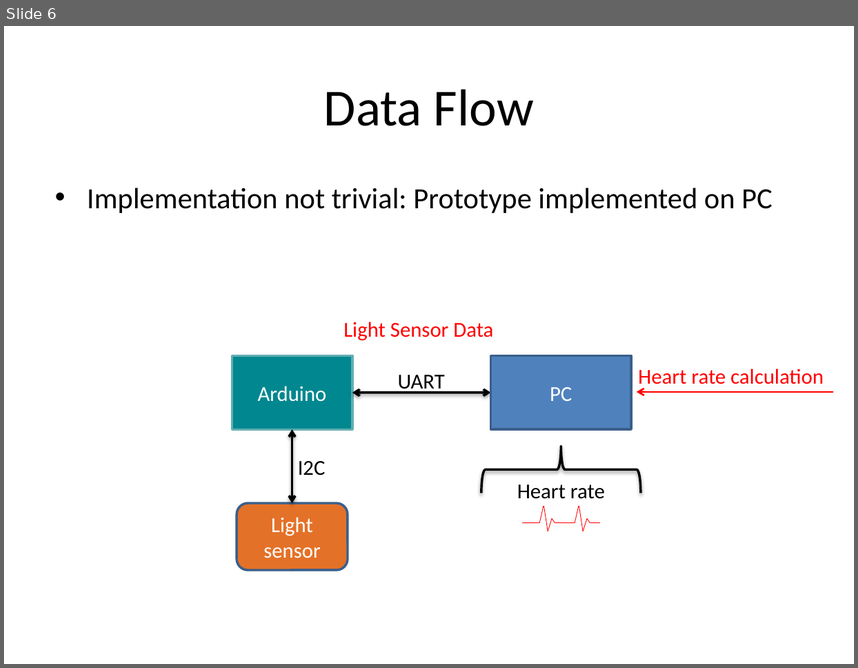
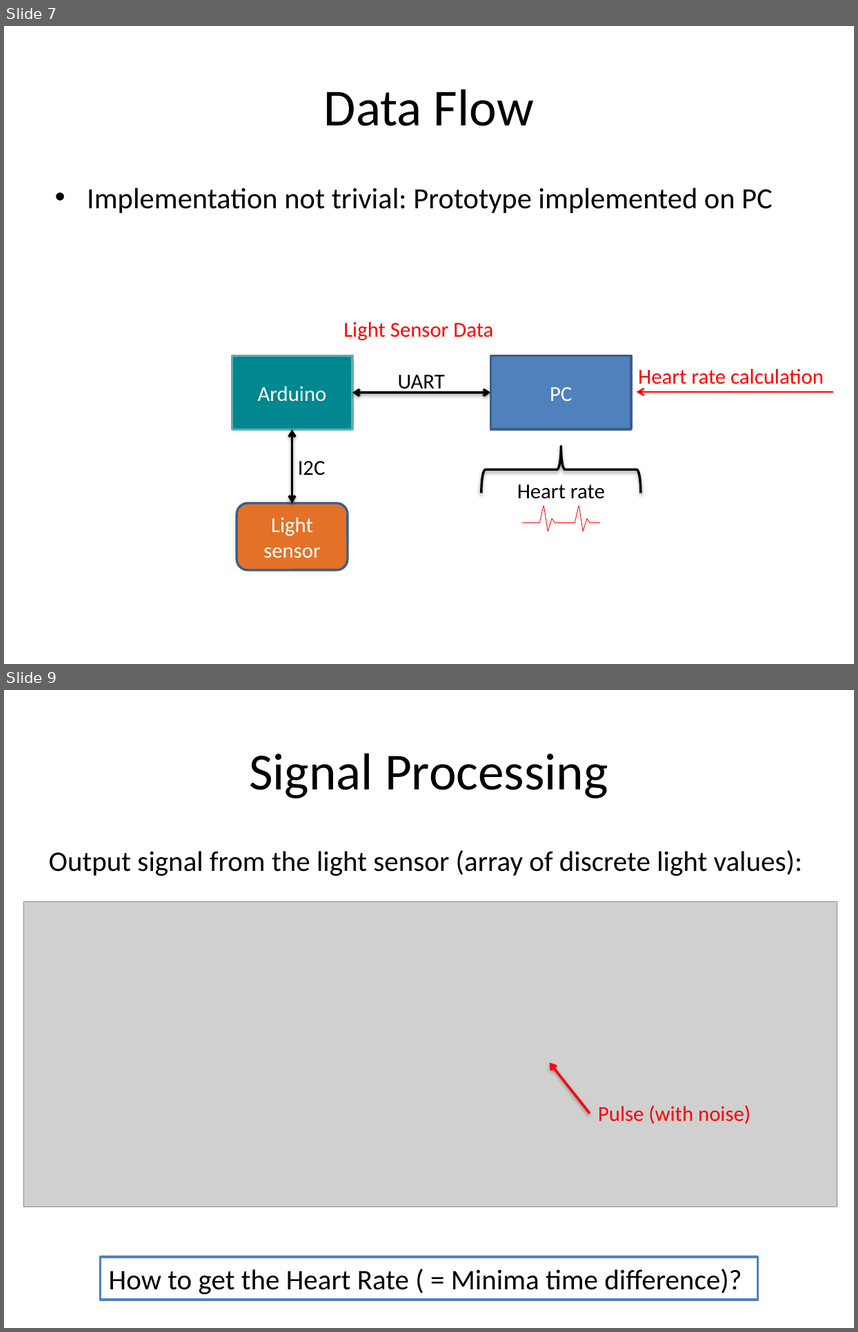
Before and after one commit to UbiquitousComputingSS14/Documentation, a slide deck: res/HeartRateMonitor.pptx. Shown one above the other, each under a label of ours: slide 6 before the commit, slides 7 and 9 after it; the slides between them are not shown. The pictures are 858x668 and 858x1332 pixels, drawn with LibreOffice and Linux fonts; fonts in the diff are those of the drawing; grey boxes stand for pictures. Boxes give left, top, right and bottom in pixels: in the first picture for what was removed or moved away, otherwise in the second. Text is boxed around its words. In the diff, an @@ line names an element or a change of style, - is before the commit and + after.

```diff
--- a/res/HeartRateMonitor.pptx
+++ b/res/HeartRateMonitor.pptx
@@ slide 9 added at (x1=4, y1=690, x2=854, y2=1328), background #FFFFFF @@
@@ title added at (x1=249, y1=753, x2=608, y2=798), 44 pt, text #000000 @@
+Signal Processing
@@ text added at (x1=49, y1=850, x2=802, y2=876), 24 pt, text #000000 @@
+Output signal from the light sensor (array of discrete light values):
@@ picture added at (x1=23, y1=902, x2=837, y2=1206) @@
@@ arrow added from (590, 1114) to (550, 1063), #FF0000 2 pt @@
@@ text added at (x1=598, y1=1105, x2=751, y2=1123), 18 pt, text #FF0000 @@
+Pulse (with noise)
@@ rectangle added at (x1=100, y1=1256, x2=757, y2=1299), fill #FFFFFF, outline #4F81BD 2 pt, 24 pt, text #000000 @@
+How to get the Heart Rate ( = Minima time difference)?
@@ what was slide 6 is now slide 7 @@
```
Also in this commit, not shown: 13 slides changed, 10 other slides added, 4 slides removed, 1 other file.
